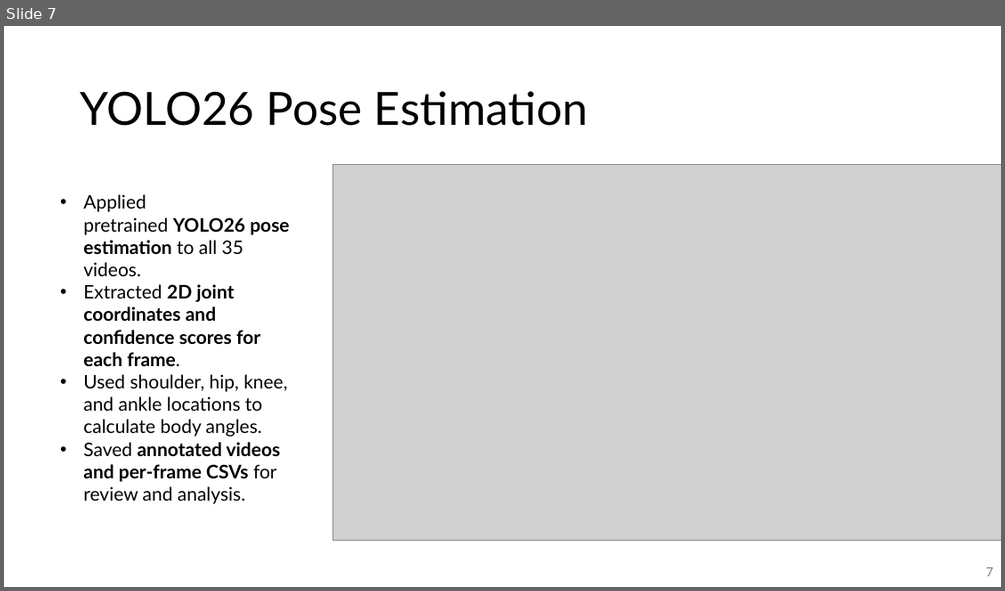
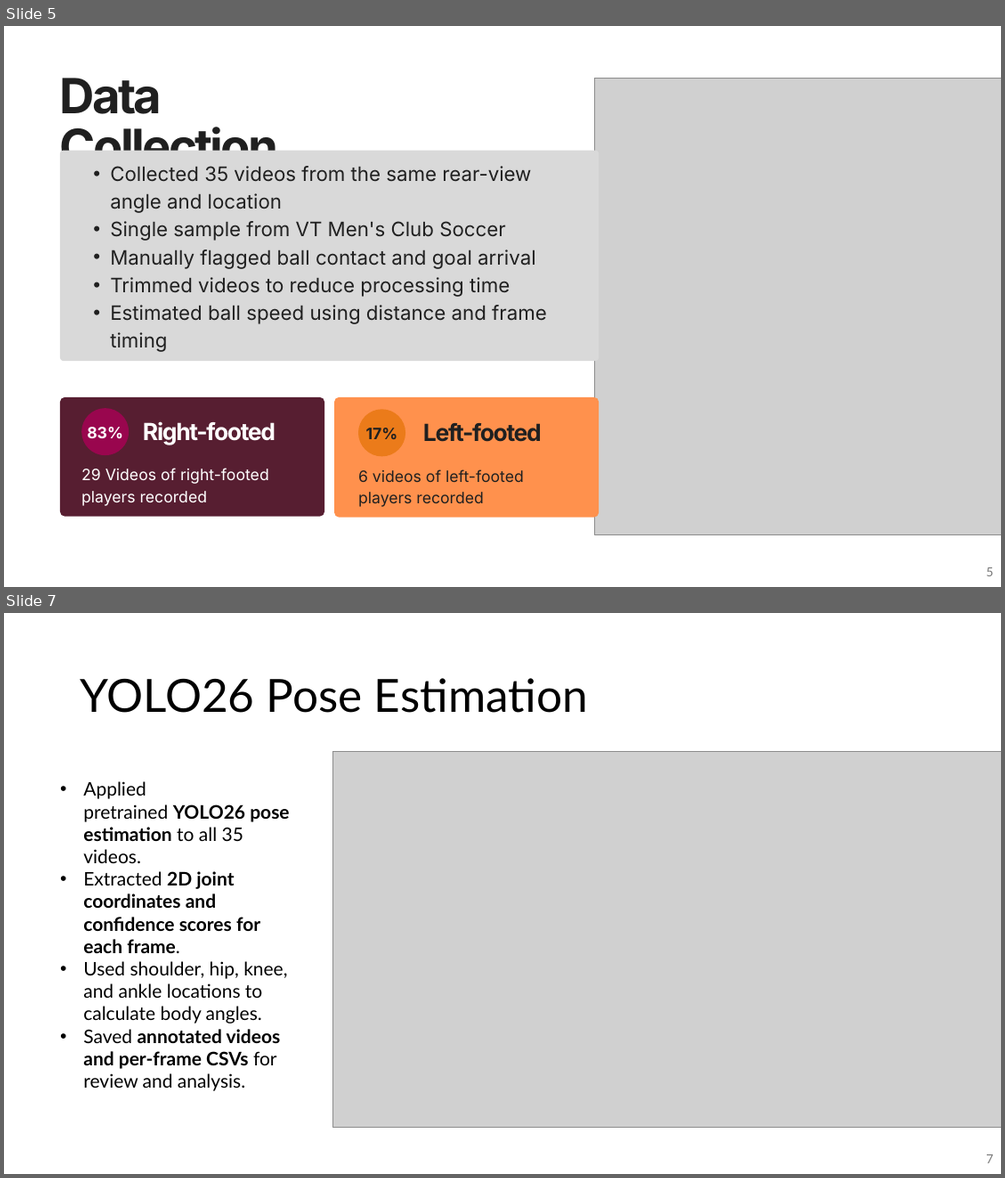
Before and after one commit to emmyregal/Soccer-Computer-Vision, a slide deck: Sport Presetation.pptx. Shown one above the other, each under a label of ours: slide 7 before the commit, slides 5 and 7 after it; the slides between them are not shown. The pictures are 1005x591 and 1005x1178 pixels, drawn with LibreOffice and Linux fonts; fonts in the diff are those of the drawing; grey boxes stand for pictures. Boxes give left, top, right and bottom in pixels: in the first picture for what was removed or moved away, otherwise in the second. Text is boxed around its words. In the diff, an @@ line names an element or a change of style, - is before the commit and + after.

```diff
--- a/Sport Presetation.pptx
+++ b/Sport Presetation.pptx
@@ slide 5 added at [4, 26, 1001, 587], background #FFFFFF @@
@@ text added at [60, 78, 278, 175], 46.7 pt, text #202020, bold @@
+Data Collection
@@ picture added at [595, 79, 1001, 535] @@
@@ freeform shape added at [60, 150, 599, 361], fill #D9D9D9 @@
@@ text added at [110, 166, 547, 324], 19.1 pt, text #202020 @@
+  • Collected 35 videos from the same rear-view angle and location
+  • Single sample from VT Men's Club Soccer
+  • Manually flagged ball contact and goal arrival
+  • Trimmed videos to reduce processing time
+  • Estimated ball speed using distance and frame timing
@@ freeform shape added at [60, 397, 324, 516], fill #571E31 @@
@@ freeform shape added at [334, 397, 599, 516], fill #FF914D @@
@@ freeform shape added at [81, 408, 129, 455], fill #99064E @@
@@ text added at [143, 421, 275, 445], 22.7 pt, text #FFFFFF, bold @@
+Right-footed
@@ freeform shape added at [358, 409, 405, 456], fill #EB7B1A @@
@@ text added at [423, 423, 542, 442], 22.7 pt, text #202020, bold @@
+Left-footed
@@ text added at [87, 426, 123, 439], 15.1 pt, text #FFFFFF, bold @@
+83%
@@ text added at [366, 427, 398, 439], 15.1 pt, text #202020, bold @@
+17%
@@ text added at [81, 467, 269, 506], 15.1 pt, text #FFFFFF @@
+29 Videos of right-footed players recorded
@@ text added at [358, 469, 524, 507], 15.1 pt, text #202020 @@
+6 videos of left-footed players recorded
@@ page number added at [986, 567, 993, 576], 12 pt, text #797979 @@
+5
```
Also in this commit, not shown: 9 slides changed, 5 other slides added, 6 slides removed.
